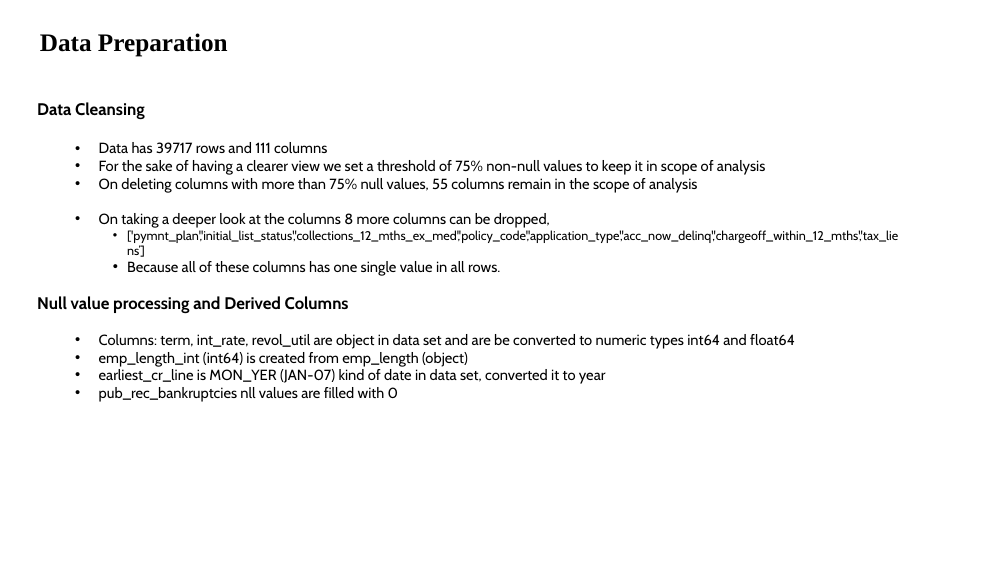
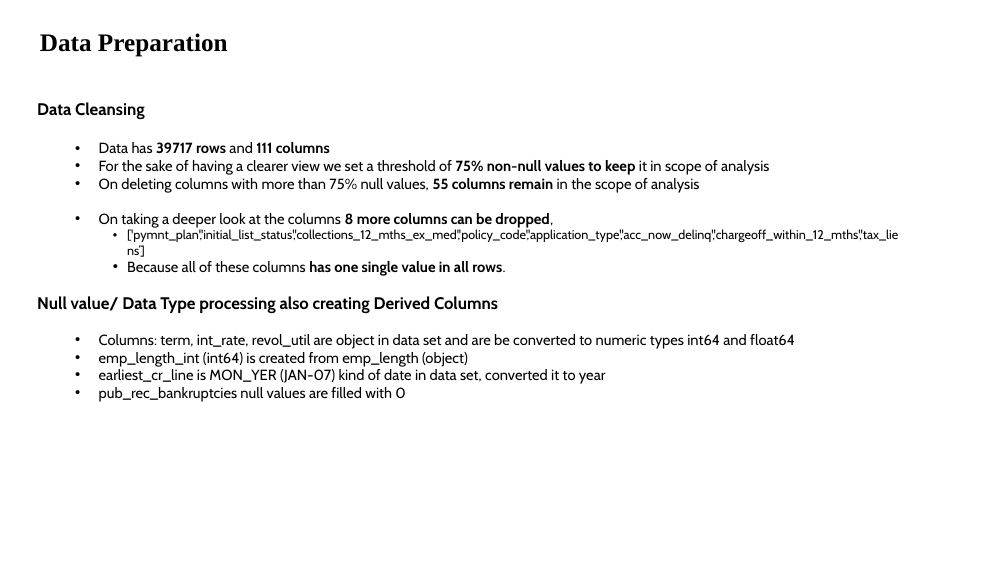
Before and after one commit to VFulara/LendingClubCaseStudy, a slide deck: slide 2 of Presentation.pptx. Drawn at 1008x567 pixels with LibreOffice and Linux fonts; fonts in the diff are those of the drawing. Boxes give left, top, right and bottom in pixels: in the first picture for what was removed or moved away, otherwise in the second. Text is boxed around its words. In the diff, an @@ line names an element or a change of style, - is before the commit and + after.

```diff
--- a/Presentation.pptx
+++ b/Presentation.pptx
@@ text at (99,142,769,276): bold on in "39717 rows 111 columns", "75% non-null values to keep", "55 columns remain", "8 more columns can be dropped," and 1 more places @@
@@ text at (37,296,498,314): text changed @@
-Null value processing and Derived Columns
+Null value/ Data Type processing also creating Derived Columns
@@ text at (99,387,405,402): text changed @@
-  • pub_rec_bankruptcies nll values are filled with 0
+  • pub_rec_bankruptcies null values are filled with 0
```
Also in this commit, not shown: 6 other slides changed, 5 slides added, 3 slides removed, 5 other files.
